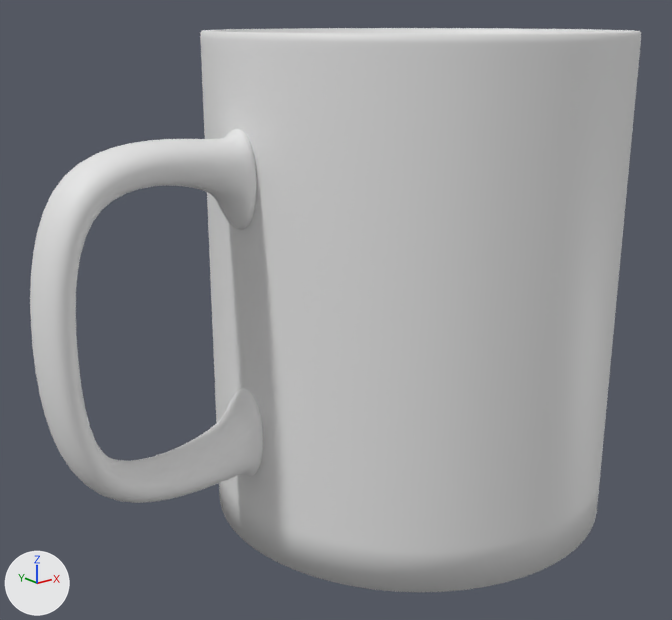
The FBX model Assets/Tony/3DModels/mug.fbx, before and after one commit.
Both versions are drawn from a 50 mm lens placed at (-0.0985, -0.1267, 0.092), pointed at (0.0025, -0.0005, 0.0415). Arrows for +X, +Y and +Z are at lower left; the lights stay in place. Where no turn or scale is listed for an object, it has been applied to the vertices.

The scene before the commit, as lines of its bpy script (objects in view):
```python
me_mesh = bpy.data.meshes.new('Mesh')
me_mesh.from_pydata(...)  # 4996 vertices, 4992 faces; spans x -0.0527..0.0597, y -0.0383..0.0384, z 0.0..0.09
ob_mug_003 = bpy.data.objects.new('Mug.003', me_mesh)
ob_mug_003.location = (0.0, 0.0, 0.0)
```
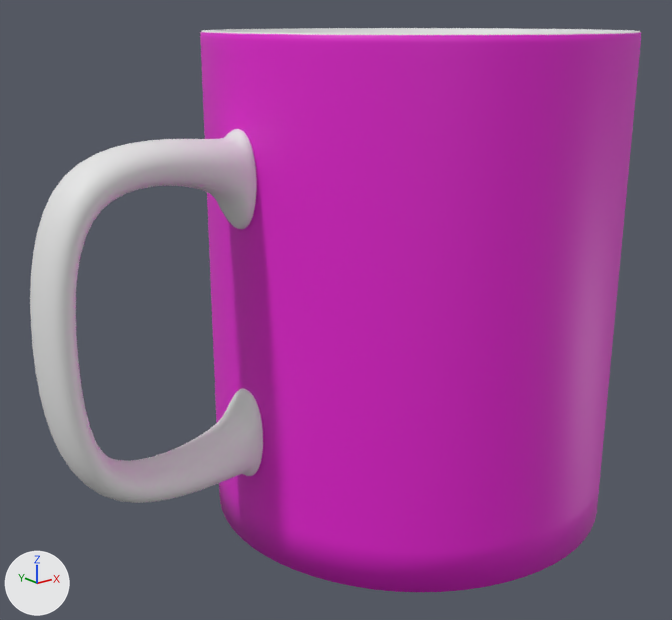
Where the change shows, as pixel boxes (x1, y1, x2, y2) in the pictures (672 x 620 px):
part 1 of me_mesh, recoloured (white to pink)
    both: (200, 32, 641, 592)

Diff of the bpy script that builds the scene:
```diff
--- a/Assets/Tony/3DModels/mug.fbx.py
+++ b/Assets/Tony/3DModels/mug.fbx.py
@@ mat_decoration @@
+mat_decoration = principled_material('Decoration')
+mat_decoration.base_color = (0.8, 0.0114, 0.647)  # pink #e71cd2
@@ mat_mug @@
+mat_mug = principled_material('Mug')
+mat_mug.base_color = (0.8, 0.8, 0.8)  # white #e7e7e7
@@ me_mesh @@
 me_mesh.from_pydata(...)  # 4996 vertices, 4992 faces; spans x -0.0527..0.0597, y -0.0383..0.0384, z 0.0..0.09
 # used by ob_mug_003; location = (0.0, 0.0, 0.0)
+# me_mesh part 1: 1536 of the faces centred in x -0.0169..0.0596, y -0.0383..0.0383, z 0.0039..0.0893 switch from no material to mat_decoration (pink #e71cd2)
+me_mesh.materials.append(mat_mug)  # white #e7e7e7
```
